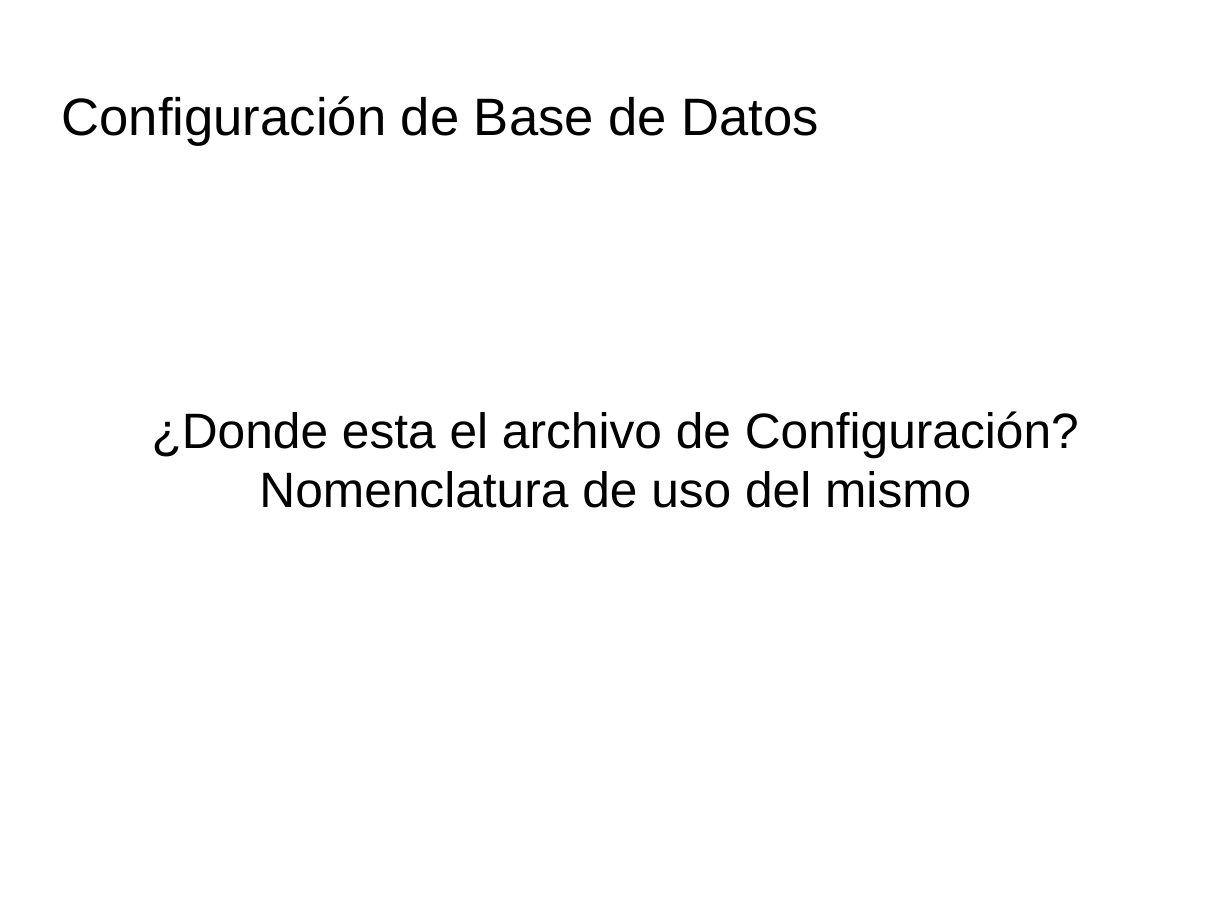
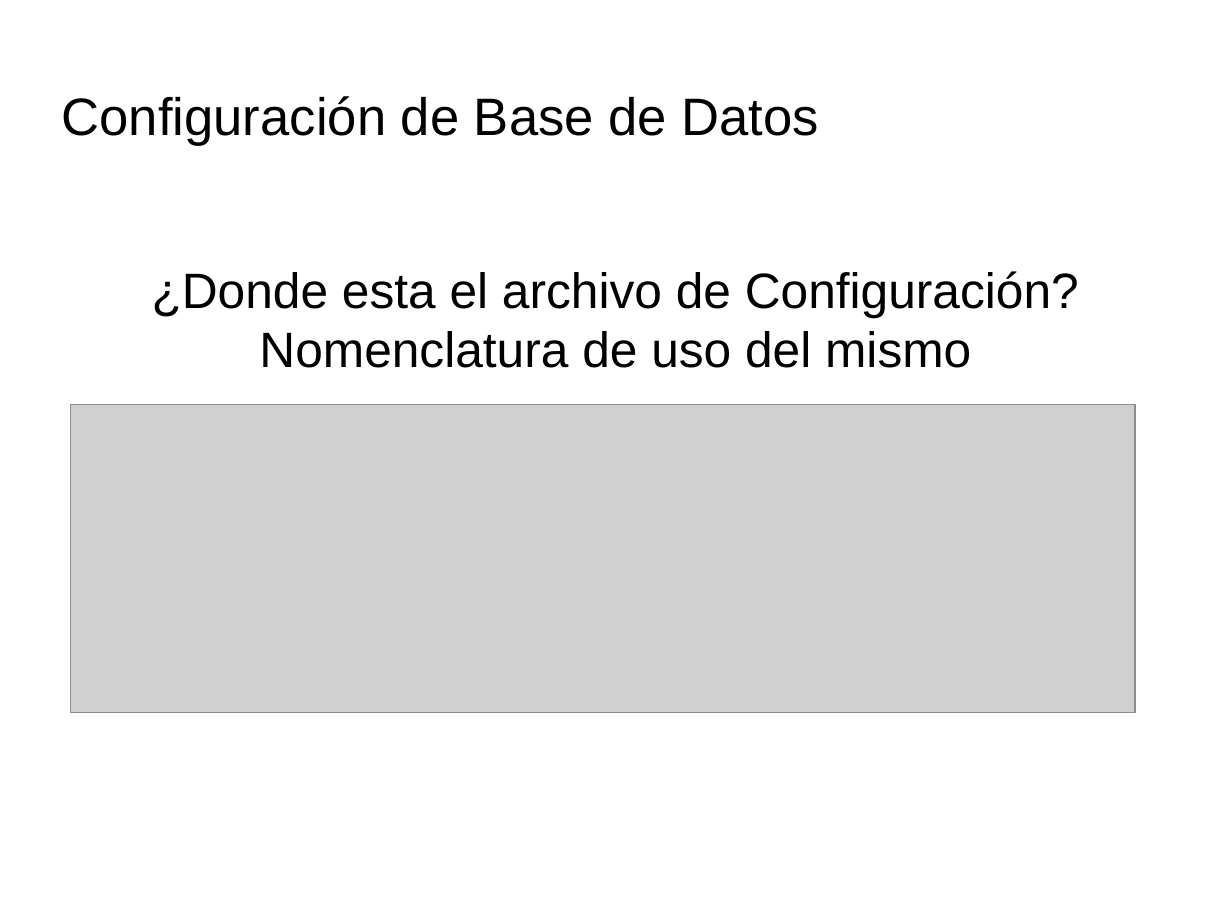
Before and after one commit to HungerWolf-LS/CursoCakePHP, a slide deck: slide 25 of CakePHP.odp (slide 26 before the commit). Drawn at 1232x924 pixels with LibreOffice and Linux fonts; fonts in the diff are those of the drawing; grey boxes stand for pictures; background and template pictures are left out. Boxes give left, top, right and bottom in pixels: in the first picture for what was removed or moved away, otherwise in the second. Text is boxed around its words. In the diff, an @@ line names an element or a change of style, - is before the commit and + after.

```diff
--- a/CakePHP.odp
+++ b/CakePHP.odp
@@ subtitle "¿Donde esta el archivo de ...": place and size @@
-subtitle "¿Donde esta el archivo de ..." at [152,411,1079,508]
+subtitle "¿Donde esta el archivo de ..." at [152,271,1079,368]
@@ picture added at [70,405,1136,713] @@
```
Also in this commit, not shown: 7 other slides changed, 3 slides added, 3 slides removed, 3 other files.
